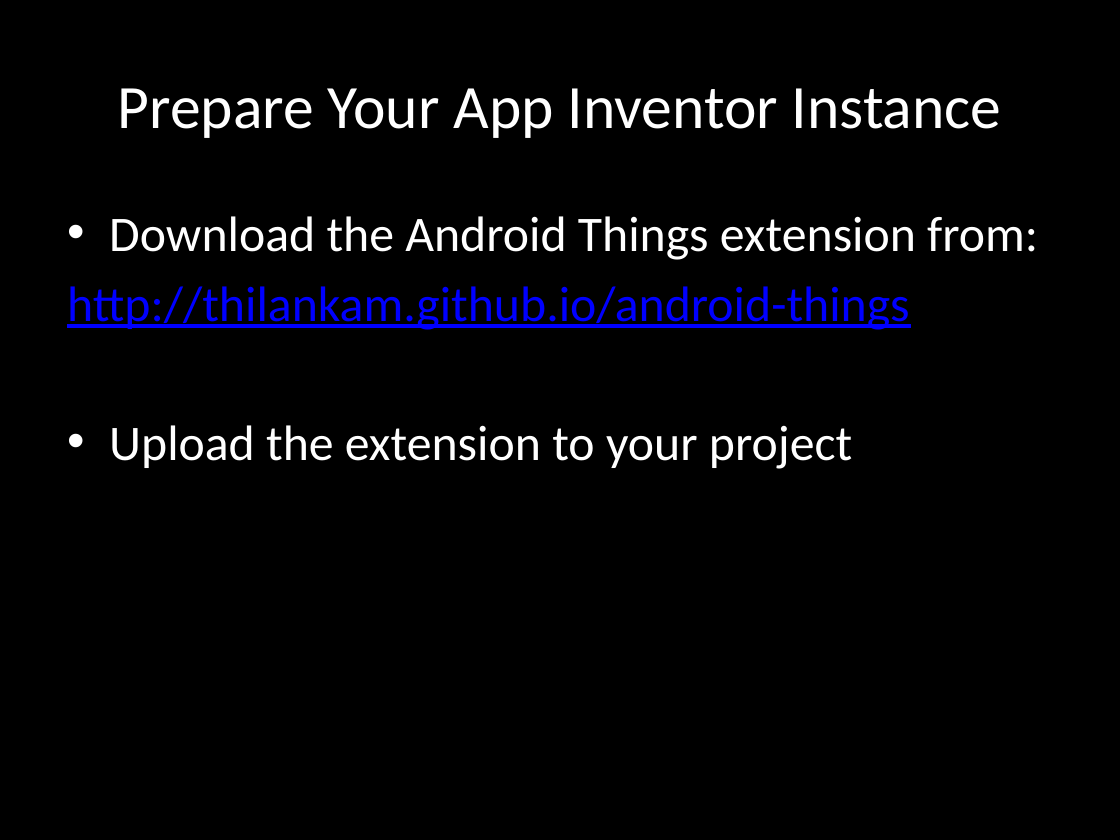
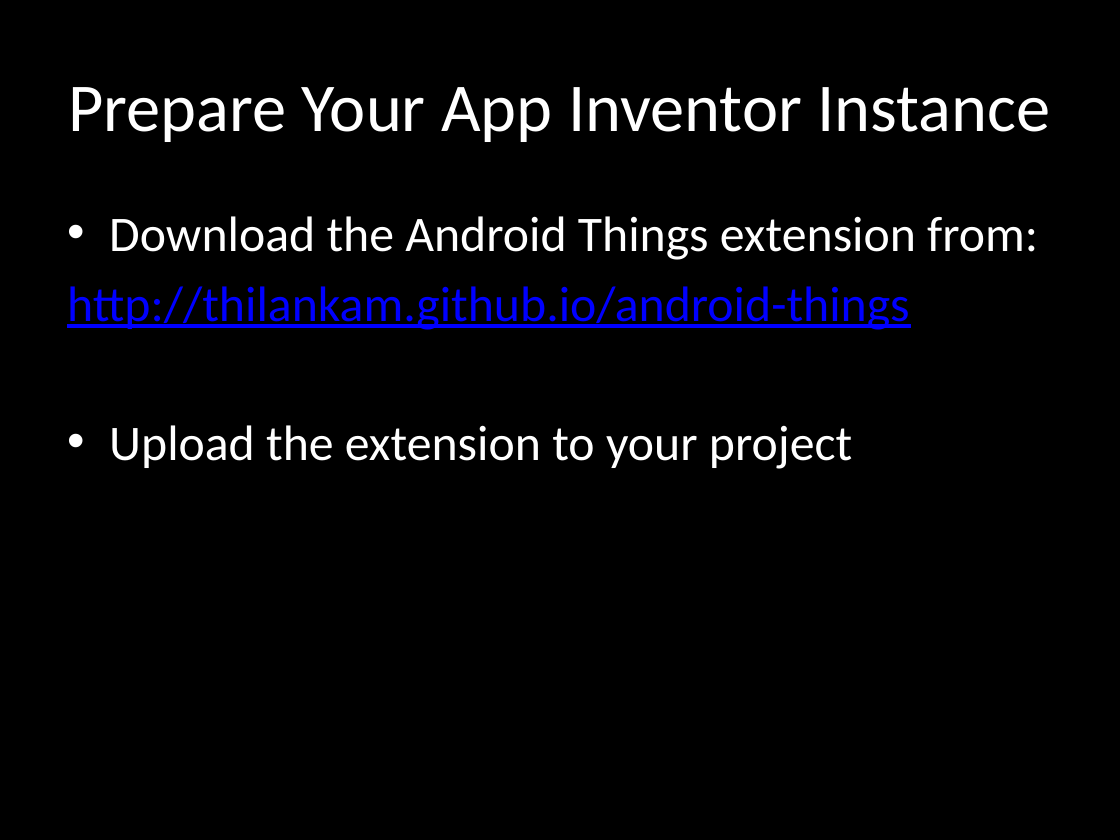
Before and after one commit to thilankam/thilankam.github.io, a slide deck: slide 8 of gsoc17/tutorial/Android_Things_GPIO_Input/movie_presentation.pptx. Drawn at 1120x840 pixels with LibreOffice and Linux fonts; fonts in the diff are those of the drawing. Boxes give left, top, right and bottom in pixels: in the first picture for what was removed or moved away, otherwise in the second. Text is boxed around its words. In the diff, an @@ line names an element or a change of style, - is before the commit and + after.

```diff
--- a/gsoc17/tutorial/Android_Things_GPIO_Input/movie_presentation.pptx
+++ b/gsoc17/tutorial/Android_Things_GPIO_Input/movie_presentation.pptx
@@ title "Prepare Your App Inventor Instance" at [68, 87, 1051, 142]: size 39.6 to 44 pt @@
```
